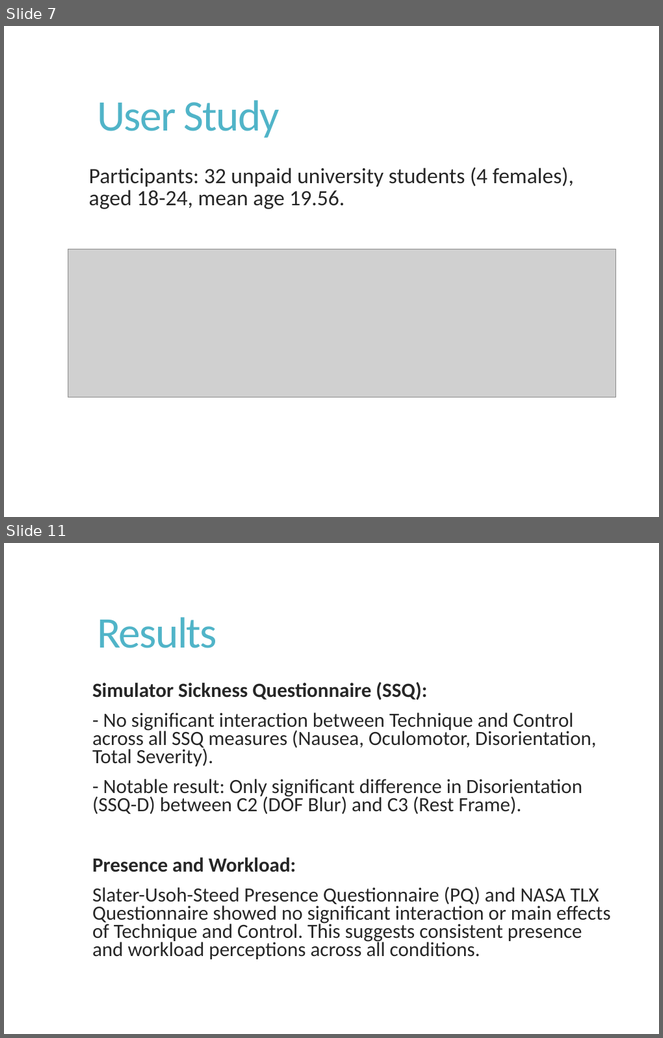
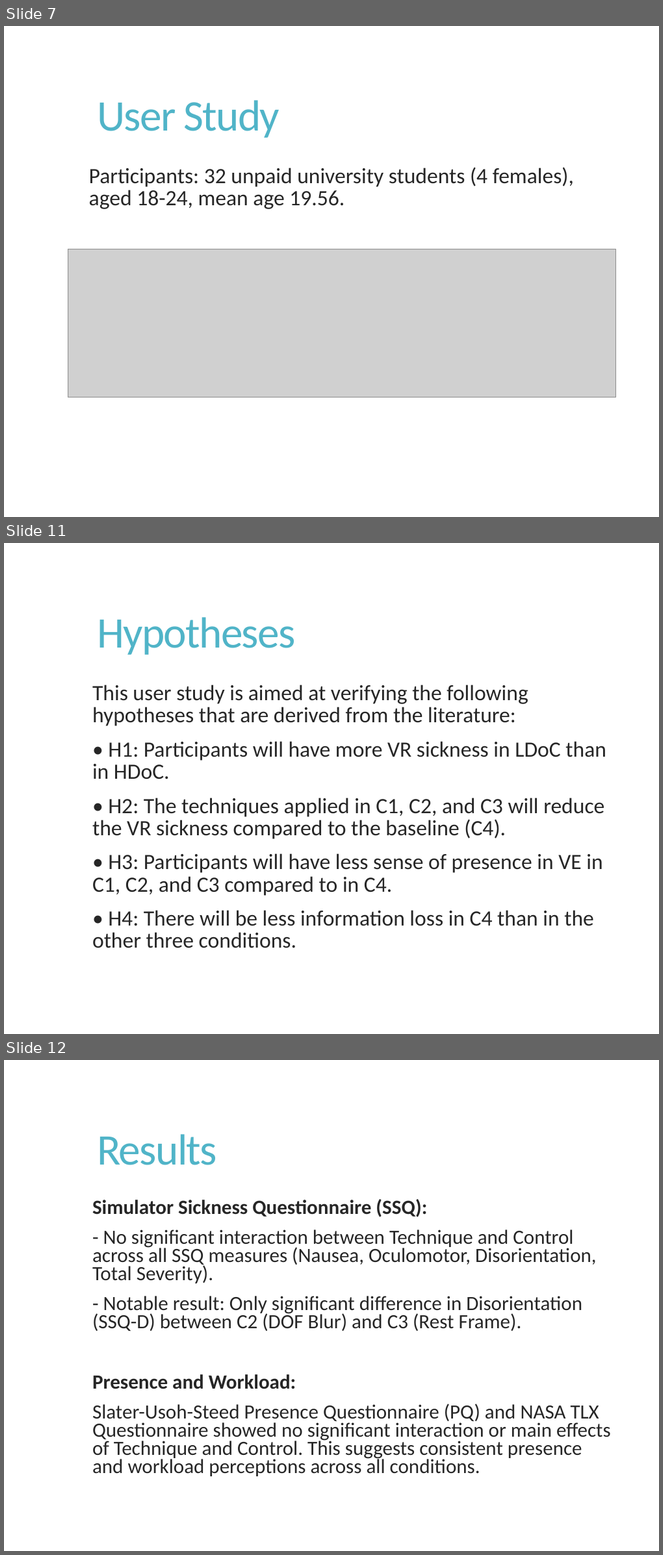
Before and after one commit to Akash3121/3D, a slide deck: Paper-Presentation/Akash - VR_Sickness_Mitigation_Methods_Presentation.pptx. Shown one above the other, each under a label of ours: slides 7 and 11 before the commit, slides 7, 11 and 12 after it; the slides between them are not shown. The pictures are 663x1038 and 663x1555 pixels, drawn with LibreOffice and Linux fonts; fonts in the diff are those of the drawing; grey boxes stand for pictures; background and template pictures are left out. Boxes give left, top, right and bottom in pixels: in the first picture for what was removed or moved away, otherwise in the second. Text is boxed around its words. In the diff, an @@ line names an element or a change of style, - is before the commit and + after.

```diff
--- a/Paper-Presentation/Akash - VR_Sickness_Mitigation_Methods_Presentation.pptx
+++ b/Paper-Presentation/Akash - VR_Sickness_Mitigation_Methods_Presentation.pptx
@@ slide 11 added at <box>4,543,659,1034</box>, background picture (left out) @@
@@ title added at <box>97,617,295,655</box>, 48 pt, text #50B4C8 @@
+Hypotheses
@@ text added at <box>92,685,607,949</box>, 24 pt, text #262626 @@
+This user study is aimed at verifying the following hypotheses that are derived from the literature:
+• H1: Participants will have more VR sickness in LDoC than in HDoC.
+• H2: The techniques applied in C1, C2, and C3 will reduce the VR sickness compared to the baseline (C4).
+• H3: Participants will have less sense of presence in VE in C1, C2, and C3 compared to in C4.
+• H4: There will be less information loss in C4 than in the other three conditions.
@@ what was slide 11 is now slide 12 @@
```
Also in this commit, not shown: 4 slides changed.
